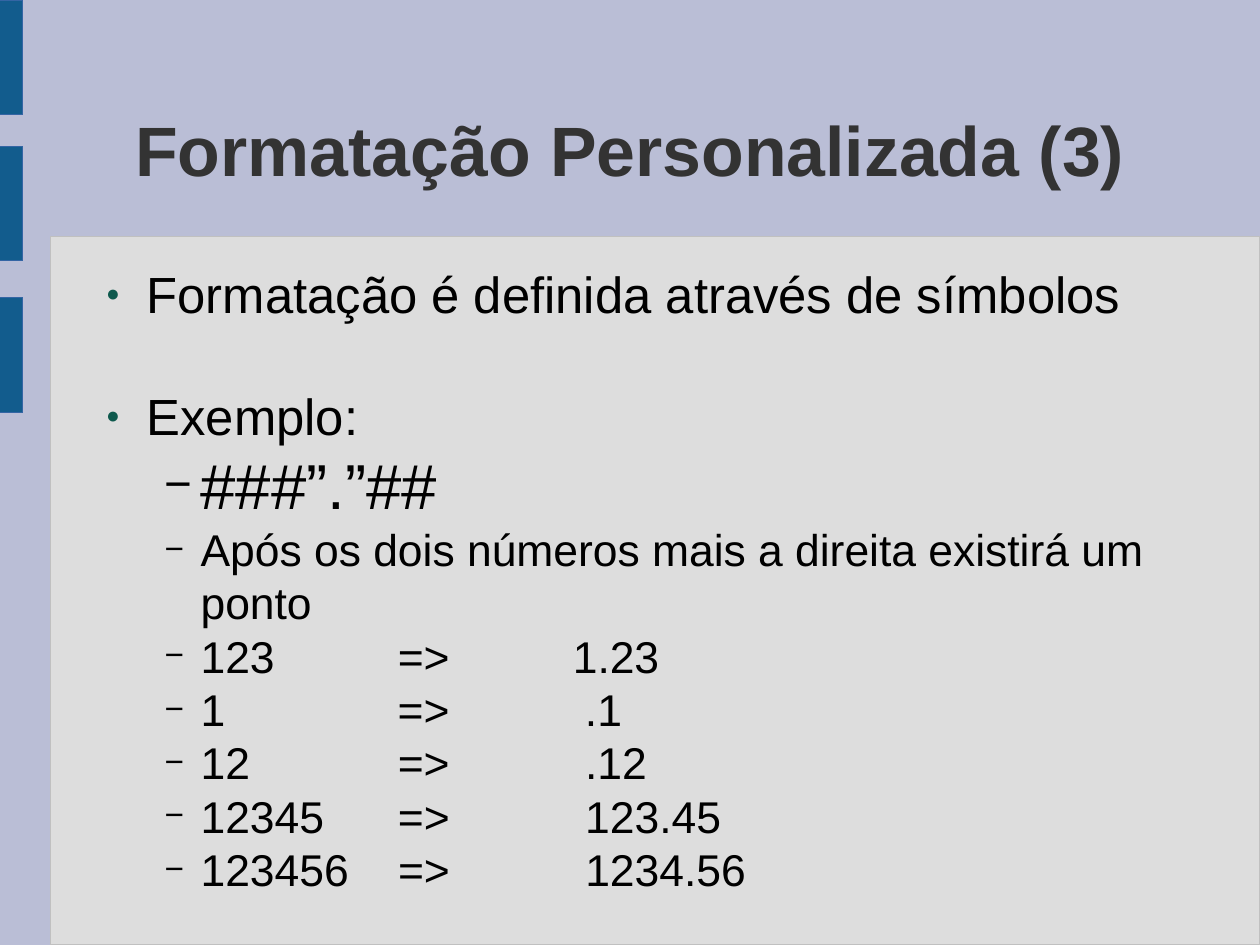
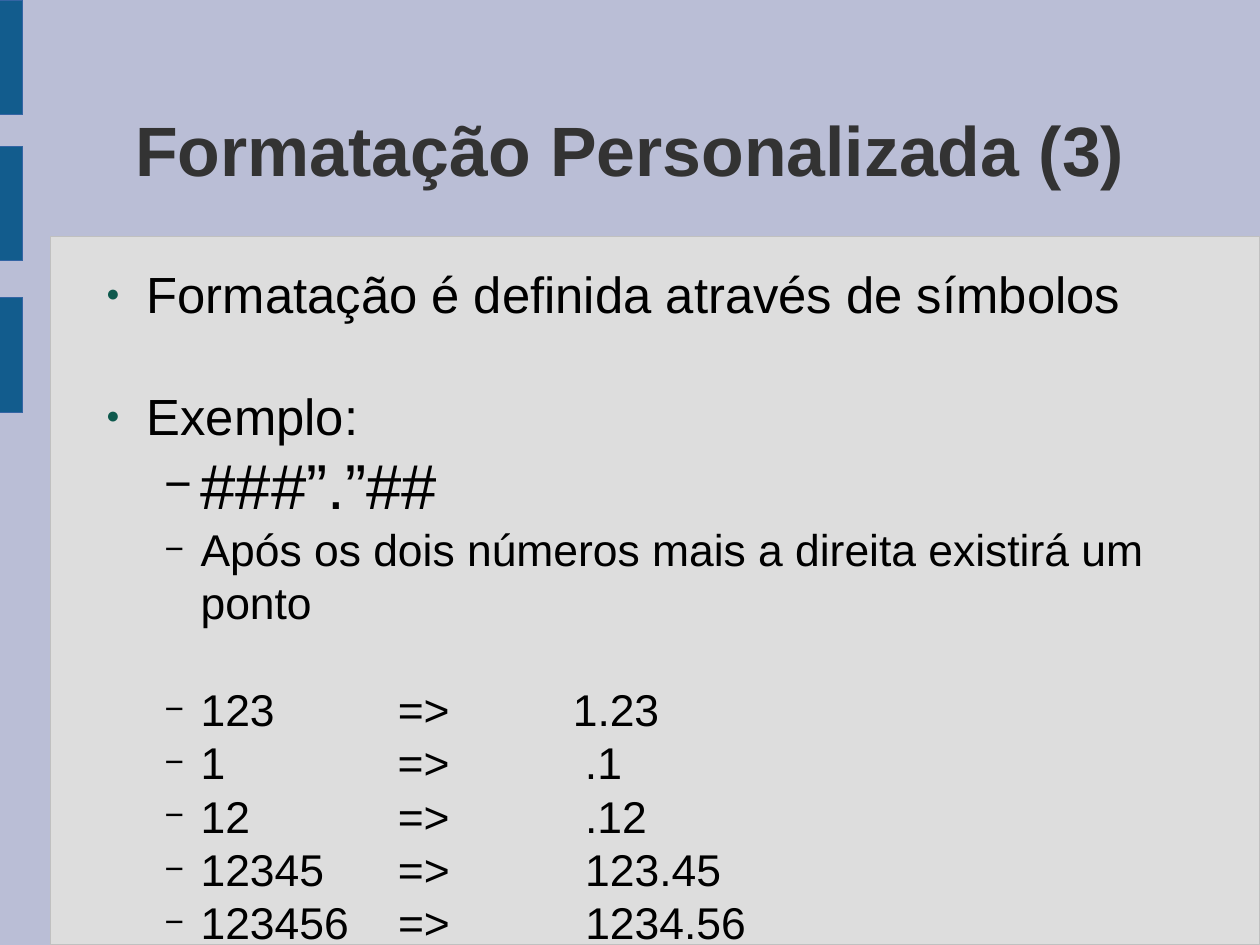
Before and after one commit to gcms/gustavo, a slide deck: slide 93 of cepss/aulas.odp. Drawn at 1260x945 pixels with LibreOffice and Linux fonts; fonts in the diff are those of the drawing. Boxes give left, top, right and bottom in pixels: in the first picture for what was removed or moved away, otherwise in the second. Text is boxed around its words. In the diff, an @@ line names an element or a change of style, - is before the commit and + after.

```diff
--- a/cepss/aulas.odp
+++ b/cepss/aulas.odp
@@ text "Formatação é definida através de ..." rewrapped from [147, 275, 1143, 887] to [147, 275, 1143, 940] @@
```
Also in this commit, not shown: 5 other slides changed, 7 slides added, 2 slides removed.
